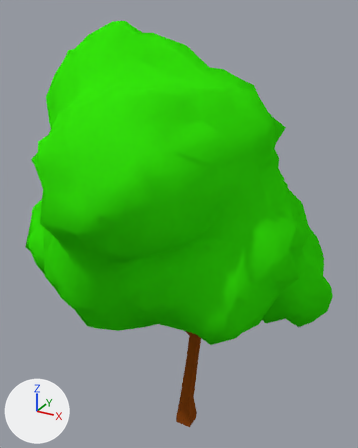
An edit to the Blender file Content/Environment/Foliage/AppleTree/SM_AppleTree_002.blend, drawn before and after from the same camera.
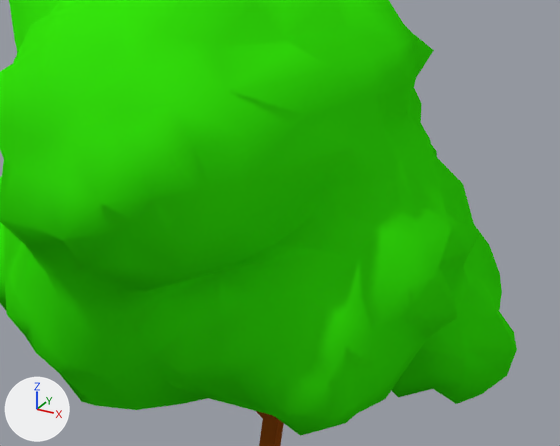
Old and new are each drawn whole from a 50 mm lens placed at (2.66, -5.08, 5.75), pointed at (-0.34, 0.39, 3.02) and again close up on the part from 11% to 100% of the width and 22% to 78% of the height. Every picture has the same lights, and +X, +Y and +Z are marked at lower left.

The scene before the commit, as lines of its bpy script (objects in view):
```python
me_cube = bpy.data.meshes.new('Cube')
me_cube.from_pydata(...)  # 770 vertices, 1133 faces; spans x -6.58..4.23, y -4.5..5.45, z 0.0..13.68
# faces by material slot: [64, 1069]
me_cube.materials.append(mat_material)  # brown #8b4513
me_cube.materials.append(mat_material_001)  # green #35e70d
ob_appletree_02 = bpy.data.objects.new('AppleTree_02', me_cube)
ob_appletree_02.location = (0.0, 0.0, 0.0)
ob_appletree_02.scale = (0.409, 0.409, 0.409)
```
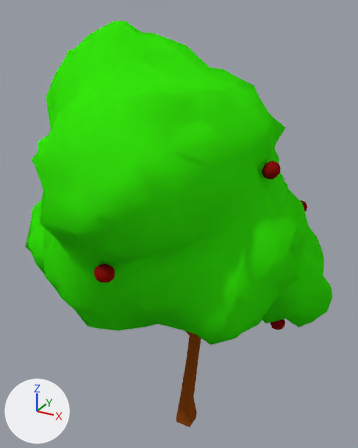
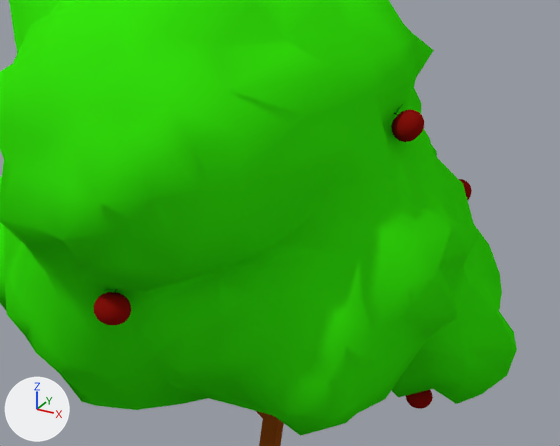
What differs and where, as boxes [x1, y1, x2, y2] in the close-ups (560 x 446 px):
```json
{"part": 1, "of": "me_cube", "change": "added", "after": [406, 390, 433, 409]}
{"part": 4, "of": "me_cube", "change": "added", "after": [94, 289, 131, 325], "on screen": "red"}
{"part": 5, "of": "me_cube", "change": "added", "after": [392, 104, 424, 142], "on screen": "red"}
{"part": 6, "of": "me_cube", "change": "added", "after": [459, 179, 472, 200]}
```

Edits to the scene script, one JSON object a line:
```json
{"op": "add", "block": "mat_appleleaf", "code": ["mat_appleleaf = diffuse_material('AppleLeaf')", "mat_appleleaf.base_color = (0.0, 0.411, 0.00496)  # green #00ac0f"]}
{"op": "add", "block": "mat_applewhole", "code": ["mat_applewhole = diffuse_material('AppleWhole')", "mat_applewhole.base_color = (0.253, 0.00601, 0.00386)  # red #8a120d"]}
{"op": "add", "block": "mat_appleblack", "code": ["mat_appleblack = diffuse_material('AppleBlack')", "mat_appleblack.base_color = (0.0, 0.0, 0.0)  # black #000000"]}
{"block": "me_cube", "where": "# used by ob_appletree_02; location = (0.0, 0.0, 0.0); scale = (0.409, 0.409, 0.409)"}
{"op": "remove", "block": "me_cube", "code": "me_cube.from_pydata(...)  # 770 vertices, 1133 faces; spans x -6.58..4.23, y -4.5..5.45, z 0.0..13.68"}
{"op": "add", "block": "me_cube", "code": "me_cube.from_pydata(...)  # 3042 vertices, 4385 faces; spans x -6.58..4.23, y -4.5..5.45, z 0.0..13.68"}
{"block": "me_cube", "change": "me_cube part 1: a new loose piece of 378 vertices spanning x 2.13..2.67, y 2.17..2.7, z 3.39..3.94"}
{"block": "me_cube", "change": "me_cube part 2: a new loose piece of 378 vertices spanning x -2.49..-1.96, y 4.23..4.76, z 6.76..7.36"}
{"block": "me_cube", "change": "me_cube part 3: a new loose piece of 378 vertices spanning x -5.19..-4.66, y -0.52..0.02, z 8.88..9.48"}
{"block": "me_cube", "change": "me_cube part 4: a new loose piece of 378 vertices spanning x -0.75..-0.21, y -3.89..-3.36, z 7.61..8.2"}
{"block": "me_cube", "change": "me_cube part 5: a new loose piece of 378 vertices spanning x 2.07..2.6, y 0.25..0.78, z 9.62..10.23"}
{"block": "me_cube", "change": "me_cube part 6: a new loose piece of 378 vertices spanning x 2.06..2.59, y 3.92..4.44, z 7.2..7.81"}
{"block": "me_cube", "change": "me_cube part 7"}
{"block": "me_cube", "change": "3 faces are deleted"}
{"block": "me_cube", "change": "4 vertices are added at (-3.7, 0.25, 5.0), (-3.62, 0.29, 4.95), (-3.67, 0.34, 4.89), (-3.75, 0.3, 4.93)"}
{"block": "me_cube", "change": "9 new faces join them, mat_material (brown #8b4513)"}
{"op": "add", "block": "me_cube", "code": "me_cube.materials.append(mat_appleblack)  # black #000000"}
{"op": "add", "block": "me_cube", "code": "me_cube.materials.append(mat_applewhole)  # red #8a120d"}
{"op": "add", "block": "me_cube", "code": "me_cube.materials.append(mat_appleleaf)  # green #00ac0f"}
```
